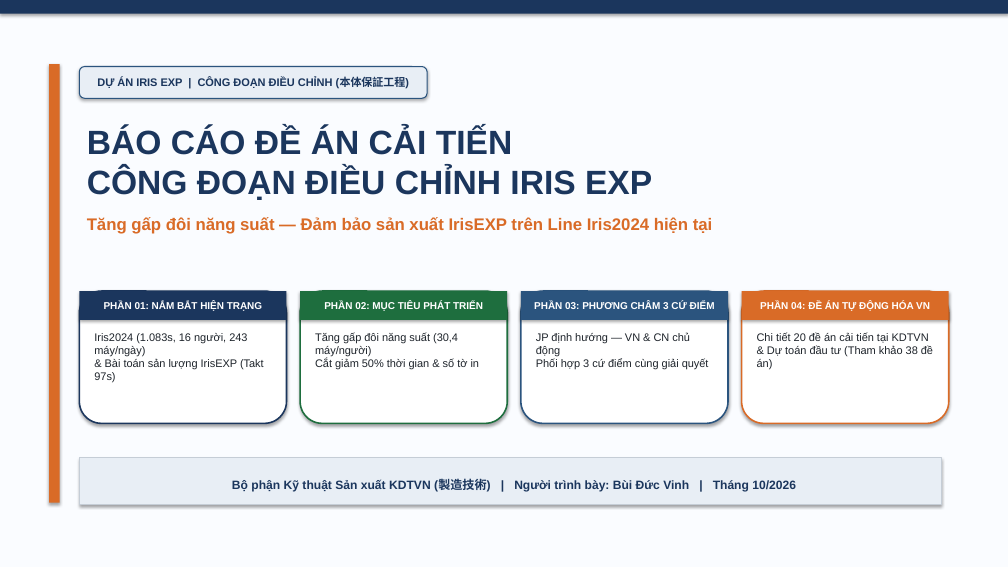
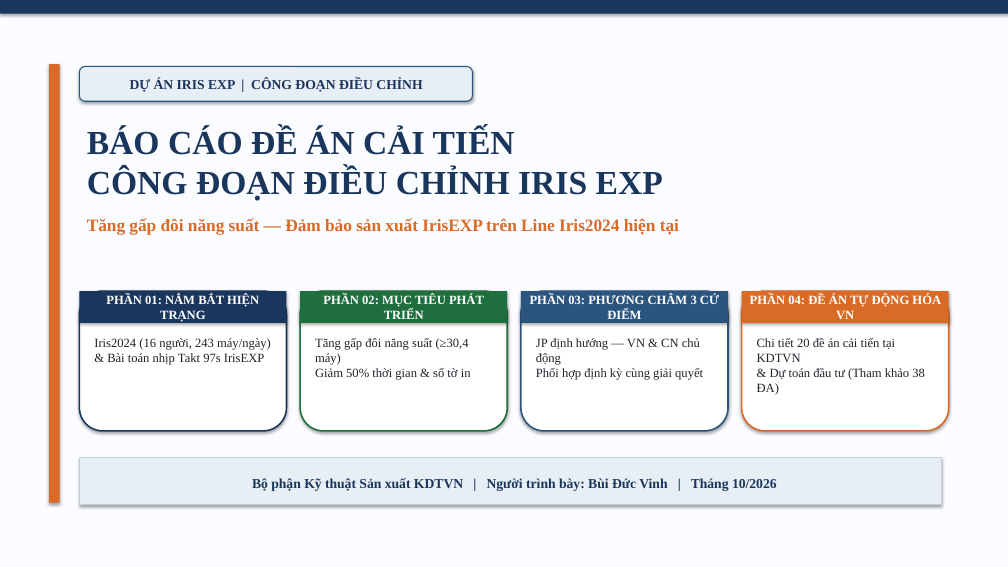
Before and after one commit to Nakazasen/bao_cao_dc_EXPIris, a slide deck: slide 1 of Bao_Cao_Dieu_Chinh_IrisEXP_VN.pptx. Drawn at 1008x567 pixels with LibreOffice and Linux fonts; fonts in the diff are those of the drawing. Boxes give left, top, right and bottom in pixels: in the first picture for what was removed or moved away, otherwise in the second. Text is boxed around its words. In the diff, an @@ line names an element or a change of style, - is before the commit and + after.

Commit message:
Update VN deck: enforce Times New Roman font, font size >= 12pt, optimize layout without text overflow

```diff
--- a/Bao_Cao_Dieu_Chinh_IrisEXP_VN.pptx
+++ b/Bao_Cao_Dieu_Chinh_IrisEXP_VN.pptx
@@ rounded rectangle "DỰ ÁN IRIS EXP | ...": place and size @@
-rounded rectangle "DỰ ÁN IRIS EXP | ..." at bbox=[79, 67, 427, 98]
+rounded rectangle "DỰ ÁN IRIS EXP | ..." at bbox=[79, 67, 473, 101]
@@ text in rounded rectangle at bbox=[130, 78, 422, 92]: text changed; size 10.5 to 13 pt; font Arial to Times New Roman @@
-DỰ ÁN IRIS EXP | CÔNG ĐOẠN ĐIỀU CHỈNH (本体保証工程)
+DỰ ÁN IRIS EXP | CÔNG ĐOẠN ĐIỀU CHỈNH
@@ text "BÁO CÁO ĐỀ ÁN CẢI ..." at bbox=[87, 128, 679, 235]: font Arial to Times New Roman; size 16 to 16.5 pt in "Tăng gấp đôi năng suất — Đảm ..." @@
@@ rounded rectangle: place and size @@
-rounded rectangle at bbox=[79, 291, 287, 423]
+rounded rectangle at bbox=[79, 291, 287, 431]
@@ rounded rectangle: place and size @@
-rounded rectangle at bbox=[300, 291, 507, 423]
+rounded rectangle at bbox=[300, 291, 507, 431]
@@ rounded rectangle: place and size @@
-rounded rectangle at bbox=[521, 291, 728, 423]
+rounded rectangle at bbox=[521, 291, 728, 431]
@@ size 9.5 to 12 pt, font Arial to Times New Roman in 4 elements at bbox=[79, 291, 287, 323], bbox=[300, 291, 507, 323], bbox=[521, 291, 728, 323], bbox=[742, 291, 949, 323] @@
@@ rounded rectangle: place and size @@
-rounded rectangle at bbox=[742, 291, 949, 423]
+rounded rectangle at bbox=[742, 291, 949, 431]
@@ text at bbox=[94, 338, 271, 365]: text changed; size 10.5 to 12 pt; font Arial to Times New Roman @@
-Iris2024 (1.083s, 16 người, 243 máy/ngày)
-& Bài toán sản lượng IrisEXP (Takt 97s)
+Iris2024 (16 người, 243 máy/ngày)
+& Bài toán nhịp Takt 97s IrisEXP
@@ text at bbox=[315, 338, 471, 380]: text changed; size 10.5 to 12 pt; font Arial to Times New Roman @@
-Tăng gấp đôi năng suất (30,4 máy/người)
-Cắt giảm 50% thời gian & số tờ in
+Tăng gấp đôi năng suất (≥30,4 máy)
+Giảm 50% thời gian & số tờ in
@@ text at bbox=[536, 338, 703, 380]: text changed; size 10.5 to 12 pt; font Arial to Times New Roman @@
-JP định hướng — VN & CN chủ động
-Phối hợp 3 cứ điểm cùng giải quyết
+JP định hướng — VN & CN chủ động
+Phối hợp định kỳ cùng giải quyết
@@ text at bbox=[757, 338, 925, 395]: text changed; size 10.5 to 12 pt; font Arial to Times New Roman @@
-Chi tiết 20 đề án cải tiến tại KDTVN
-& Dự toán đầu tư (Tham khảo 38 đề án)
+Chi tiết 20 đề án cải tiến tại KDTVN
+& Dự toán đầu tư (Tham khảo 38 ĐA)
@@ text in rectangle at bbox=[252, 478, 777, 491]: text changed; size 11.5 to 13 pt; font Arial to Times New Roman @@
-Bộ phận Kỹ thuật Sản xuất KDTVN (製造技術) | Người trình bày: Bùi Đức Vinh | Tháng 10/2026
+Bộ phận Kỹ thuật Sản xuất KDTVN | Người trình bày: Bùi Đức Vinh | Tháng 10/2026
```
Also in this commit, not shown: 14 other slides changed, 1 other file.
